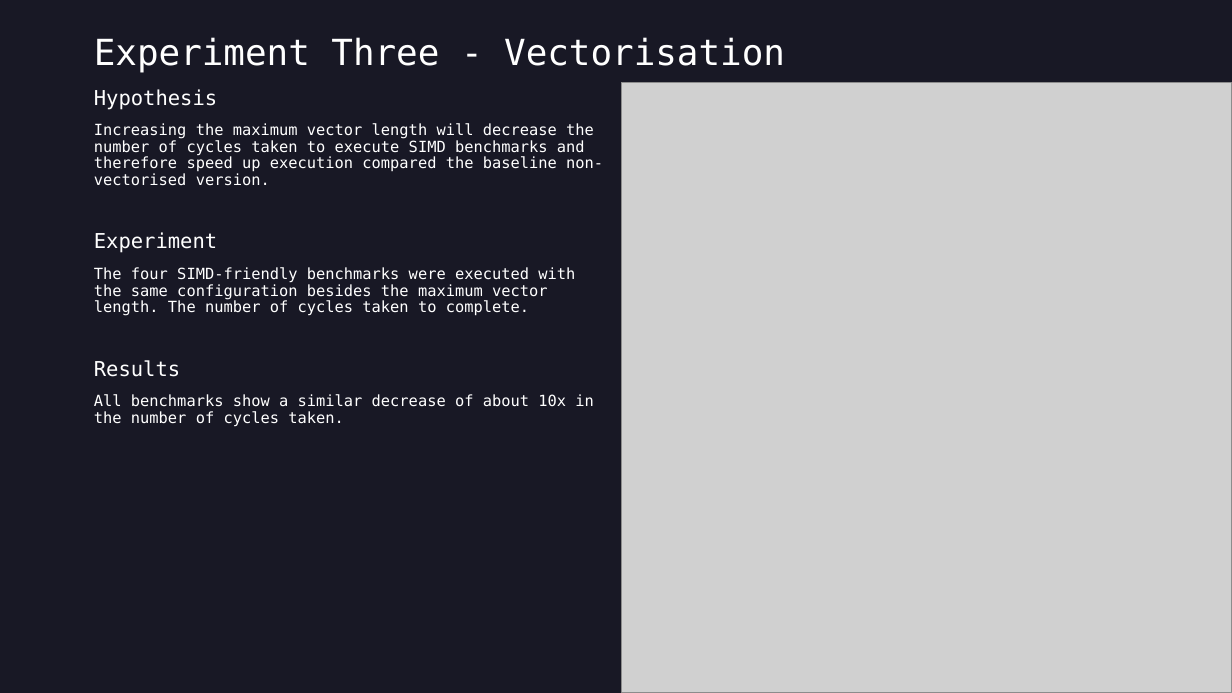
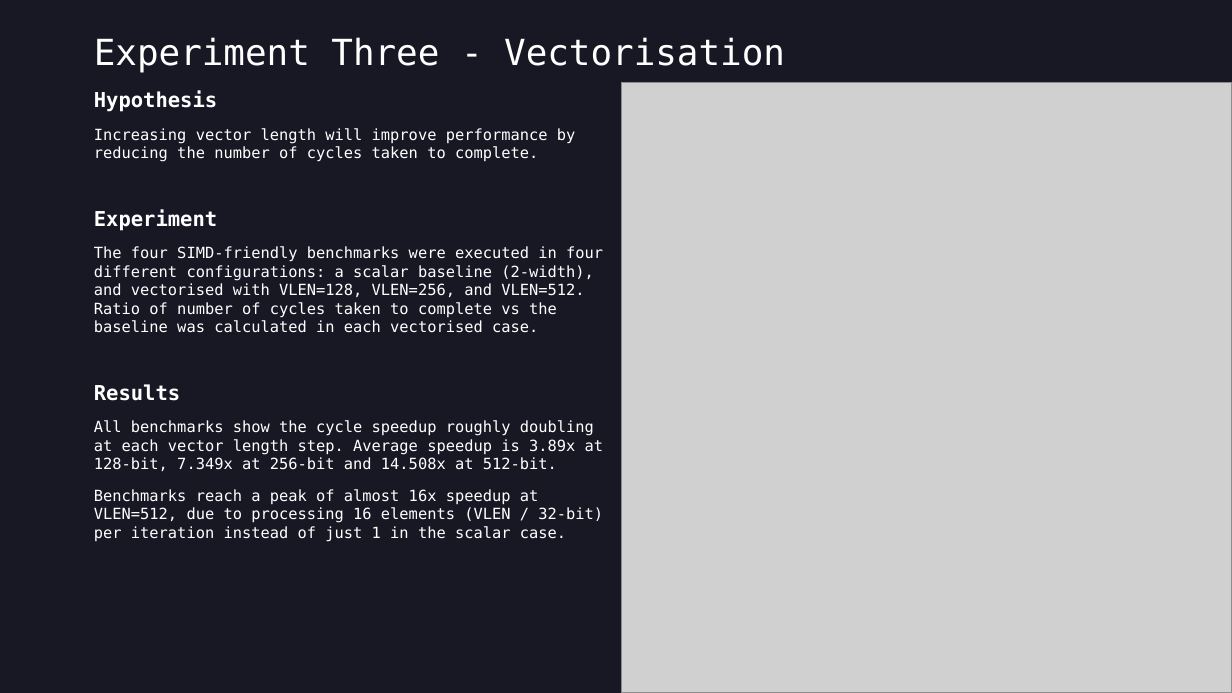
Before and after one commit to finnjcooper/COMS30046, a slide deck: slide 7 of docs/final presentation.pptx. Drawn at 1232x693 pixels with LibreOffice and Linux fonts; fonts in the diff are those of the drawing; grey boxes stand for pictures. Boxes give left, top, right and bottom in pixels: in the first picture for what was removed or moved away, otherwise in the second. Text is boxed around its words. In the diff, an @@ line names an element or a change of style, - is before the commit and + after.

```diff
--- a/docs/final presentation.pptx
+++ b/docs/final presentation.pptx
@@ text at [94,91,217,401]: bold on in "Hypothesis", "Experiment", "Results"; line spacing 0.9 to 1 @@
@@ text at [94,128,576,162]: text changed @@
-Increasing the maximum vector length will decrease the number of cycles taken to execute SIMD benchmarks and therefore speed up execution compared the baseline non-vectorised version.
+Increasing vector length will improve performance by reducing the number of cycles taken to complete.
@@ text at [94,246,603,333]: text changed @@
-The four SIMD-friendly benchmarks were executed with the same configuration besides the maximum vector length. The number of cycles taken to complete.
+The four SIMD-friendly benchmarks were executed in four different configurations: a scalar baseline (2-width), and vectorised with VLEN=128, VLEN=256, and VLEN=512.
+Ratio of number of cycles taken to complete vs the baseline was calculated in each vectorised case.
@@ text at [94,420,603,542]: text changed @@
-All benchmarks show a similar decrease of about 10x in the number of cycles taken.
+All benchmarks show the cycle speedup roughly doubling at each vector length step. Average speedup is 3.89x at 128-bit, 7.349x at 256-bit and 14.508x at 512-bit.
+Benchmarks reach a peak of almost 16x speedup at VLEN=512, due to processing 16 elements (VLEN / 32-bit) per iteration instead of just 1 in the scalar case.
```
Also in this commit, not shown: 4 other slides changed, 1 other file.
